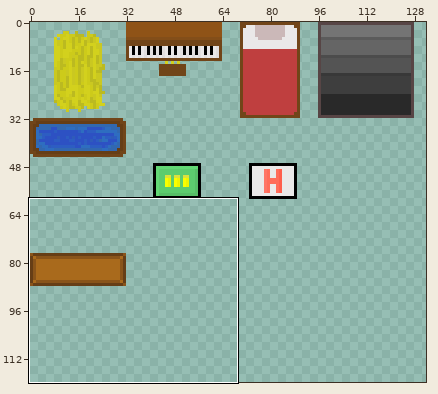
Sprite sheet -- game/Content/Tilesets/LooseObjects.png. The first picture is a wide view before the edit; the outline marks the close-up.
Close-up. Before the edit:
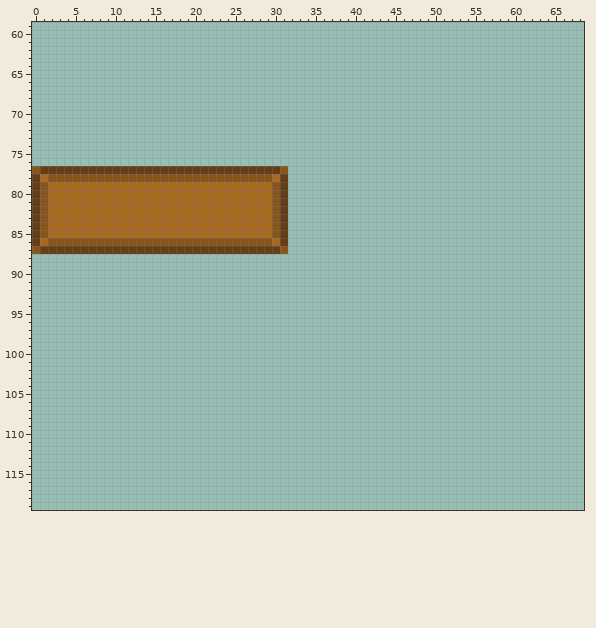
The file is 160x160 pixels. Colours within 5 levels of each other are drawn and written as one. Shown: x 0..68, y 59..119. The wide view leaves out empty margins.
Now the later version:
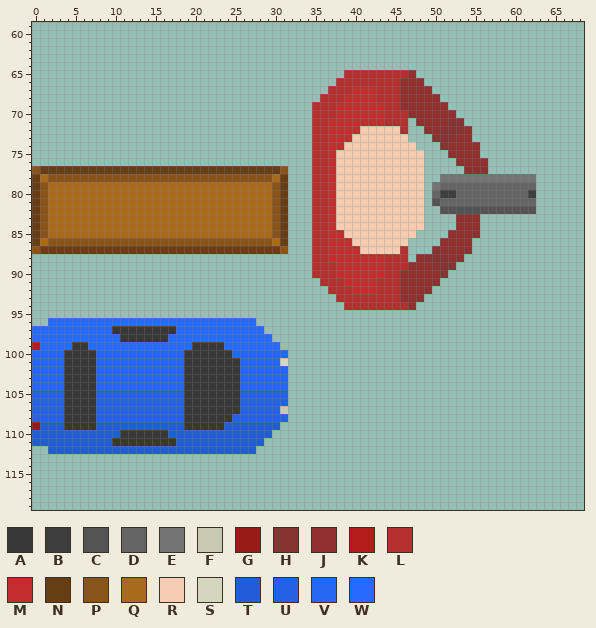
Palette (. is transparent): A #383838  B #3e3e3e  C #545454  D #656565  E #747474  F #c8c9b3  G #991818  H #873333  J #923030  K #b51c1c  L #b43030  M #c32d2d  N #663e16  P #89541a  Q #a96a1c  R #f4cdb2  S #d5d6be  T #225cd8  U #2461e5  V #2667f2  W #2869ff
Changes in this commit:
y 65: x 39..47 ......... -> LLLLLLLLJ
y 66: x 38..48 ........... -> LLLLLLLLJJJ
y 67: x 37..49 ............. -> LLLMMMLLLJJJJ
y 68: x 36..50 ............... -> LLLMMMMLLLJJJJJ
y 69: x 35..51 ................. -> LLLMMMMMMLLJJJJJJ
y 70: x 35..52 .................. -> LLLMMMMMMLLLJJJJJJ
y 71: x 35..46 ............ -> LLMMMMMMMLLL; x 48..53 ...... -> JJJJHH
y 72: x 35..46 ............ -> LLMMMMRRRRRL; x 49..54 ...... -> JJHHHJ
y 73: x 35..46 ............ -> LLMMMRRRRRRR; x 50..54 ..... -> HHHJJ
y 74: x 35..47 ............. -> LLMMRRRRRRRRR; x 51..55 ..... -> HJJJJ
y 75: x 35..48 .............. -> LLMRRRRRRRRRRR; x 52..55 .... -> JJJJ
y 76: x 35..48 .............. -> LLMRRRRRRRRRRR; x 53..56 .... -> JJJJ
y 77: x 35..48 .............. -> LLMRRRRRRRRRRR; x 54..56 ... -> JJJ
y 78: x 35..48 .............. -> LLMRRRRRRRRRRR; x 51..62 ............ -> EEEEEEEEEEEE
y 79: x 35..48 .............. -> LLMRRRRRRRRRRR; x 50..62 ............. -> EDDDDDDDDDDDD
y 80: x 35..48 .............. -> LLMRRRRRRRRRRR; x 50..62 ............. -> DBBDDDDDDDDDB
y 81: x 35..48 .............. -> LLMRRRRRRRRRRR; x 50..62 ............. -> CDDDDDDDDDDDD
y 82: x 35..48 .............. -> LLMRRRRRRRRRRR; x 51..62 ............ -> CCCCCCCCCCCC
y 83..84: x 35..48 .............. -> LLMRRRRRRRRRRR; x 53..55 ... -> JJJ
y 85: x 35..47 ............. -> LLMMRRRRRRRRR; x 52..55 .... -> JJJJ
y 86: x 35..46 ............ -> LLMMMRRRRRRR; x 51..54 .... -> JJJJ
y 87: x 35..46 ............ -> LLMMMMRRRRRL; x 50..54 ..... -> HJJJJ
y 88: x 35..46 ............ -> LLMMMMMMMLLL; x 48..53 ...... -> JHHHJJ
y 89: x 35..52 .................. -> LLLMMMMMMLLLJJJHHH
y 90: x 35..51 ................. -> LLLMMMMMMLLJJJJJH
y 91: x 36..50 ............... -> LLLMMMMLLLJJJJJ
y 92: x 37..49 ............. -> LLLMMMLLLJJJJ
y 93: x 38..48 ........... -> LLLLLLLLJJJ
y 94: x 39..47 ......... -> LLLLLLLLJ
y 96: x 2..27 .......................... -> WWWWWWWWWWWWWWWWWWWWWWWWWW
y 97: x 0..28 ............................. -> WWWWWWWWWWAAAAAAAAWWWWWWWWWWW
y 98: x 0..29 .............................. -> WWWWWWWWWWWAAAAAAWWWWWWWWWWWWW
y 99: x 0..30 ............................... -> KWWWWAAWWWWWWWWWWWWWAAAAWWWWWWW
y 100: x 0..31 ................................ -> VVVVAAAAVVVVVVVVVVVAAAAAAVVVVVVV
y 101: x 0..31 ................................ -> VVVVAAAAVVVVVVVVVVVAAAAAAAVVVVVS
y 102..104: x 0..31 ................................ -> VVVVAAAAVVVVVVVVVVVAAAAAAAVVVVVV
y 105..106: x 0..31 ................................ -> UUUUAAAAUUUUUUUUUUUAAAAAAAUUUUUU
y 107: x 0..31 ................................ -> UUUUAAAAUUUUUUUUUUUAAAAAAAUUUUUF
y 108: x 0..31 ................................ -> UUUUAAAAUUUUUUUUUUUAAAAAAUUUUUUU
y 109: x 0..30 ............................... -> GTTTAAAATTTTTTTTTTTAAAAATTTTTTT
y 110: x 0..29 .............................. -> TTTTTTTTTTTAAAAAATTTTTTTTTTTTT
y 111: x 0..28 ............................. -> TTTTTTTTTTAAAAAAAATTTTTTTTTTT
y 112: x 2..27 .......................... -> TTTTTTTTTTTTTTTTTTTTTTTTTT
Pixel boxes of the changes (left, top, right, bottom) in both close-ups:
added: (312, 70, 536, 310)
added: (32, 318, 288, 454)
